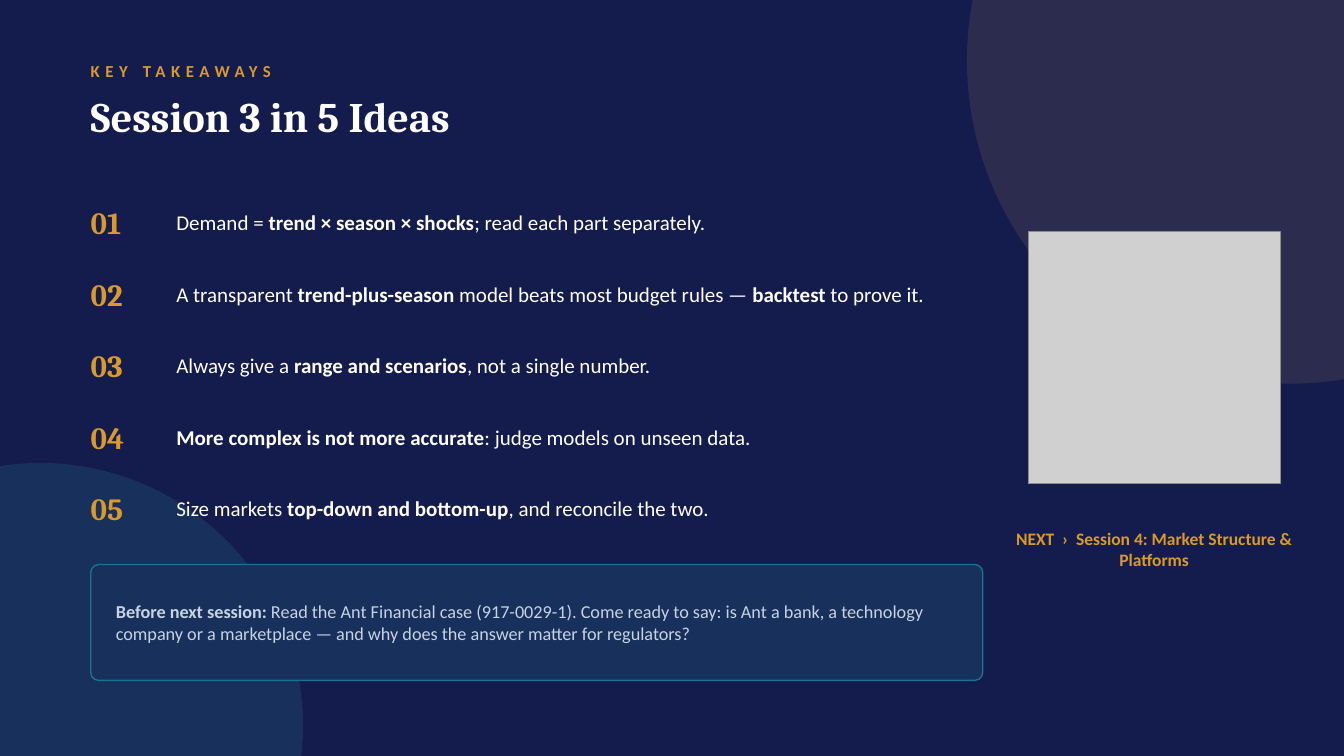
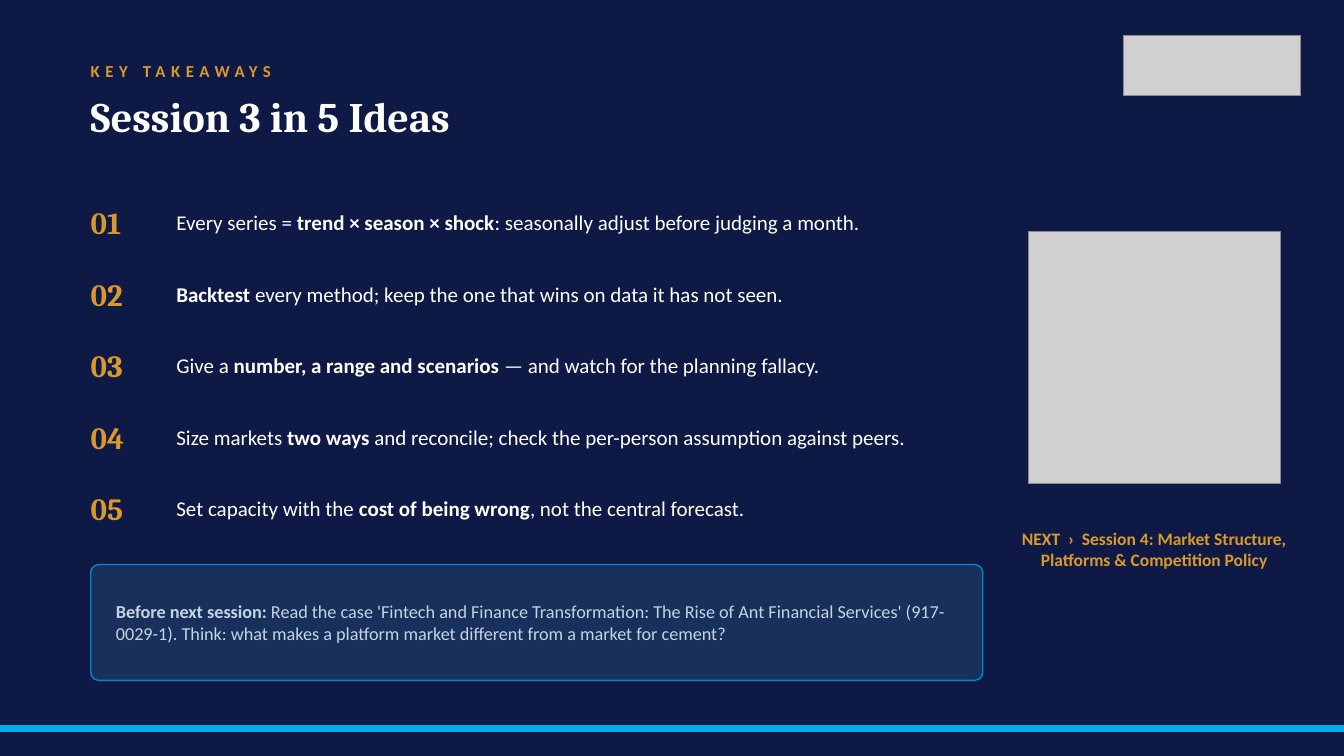
Before and after one commit to adibongo/eegb, a slide deck: slide 29 of sessions/s03/slides/EEGB_S03_Demand_Forecasting_Market_Sizing.pptx (slide 28 before the commit). Drawn at 1344x756 pixels with LibreOffice and Linux fonts; fonts in the diff are those of the drawing; grey boxes stand for pictures; background and template pictures are left out. Boxes give left, top, right and bottom in pixels: in the first picture for what was removed or moved away, otherwise in the second. Text is boxed around its words. In the diff, an @@ line names an element or a change of style, - is before the commit and + after.

```diff
--- a/sessions/s03/slides/EEGB_S03_Demand_Forecasting_Market_Sizing.pptx
+++ b/sessions/s03/slides/EEGB_S03_Demand_Forecasting_Market_Sizing.pptx
@@ background #141B4D to picture (left out) @@
@@ ellipse removed at (968,0,1344,383) @@
@@ picture added at (1124,35,1301,96) @@
@@ text at (176,215,859,234): text changed @@
-Demand = trend × season × shocks; read each part separately.
+Every series = trend × season × shock: seasonally adjust before judging a month.
@@ text at (176,287,782,306): text changed @@
-A transparent trend-plus-season model beats most budget rules — backtest to prove it.
+Backtest every method; keep the one that wins on data it has not seen.
@@ text at (176,358,819,377): text changed @@
-Always give a range and scenarios, not a single number.
+Give a number, a range and scenarios — and watch for the planning fallacy.
@@ text at (176,430,904,449): text changed @@
-Size markets top-down and bottom-up, and reconcile the two.
+Size markets two ways and reconcile; check the per-person assumption against peers.
@@ text removed at (176,430,750,449) @@
-More complex is not more accurate: judge models on unseen data.
@@ ellipse removed at (0,464,302,756) @@
@@ text added at (176,501,745,520), 15 pt, text #FFFFFF @@
+Set capacity with the cost of being wrong, not the central forecast.
@@ text at (1022,532,1286,569): text changed @@
-NEXT › Session 4: Market Structure & Platforms
+NEXT › Session 4: Market Structure, Platforms & Competition Policy
@@ rounded rectangle at (91,565,983,681): outline #1C7293 1 pt to #0088C7 1 pt @@
@@ text at (116,605,945,643): text changed @@
-Before next session: Read the Ant Financial case (917-0029-1). Come ready to say: is Ant a bank, a technology company or a marketplace — and why does the answer matter for regulators?
+Before next session: Read the case 'Fintech and Finance Transformation: The Rise of Ant Financial Services' (917-0029-1). Think: what makes a platform market different from a market for cement?
@@ rectangle added at (0,726,1344,732), fill #00AEEF, outline #00AEEF 1 pt @@
```
Also in this commit, not shown: 24 other slides changed, 10 slides added, 3 slides removed, 22 other files.
